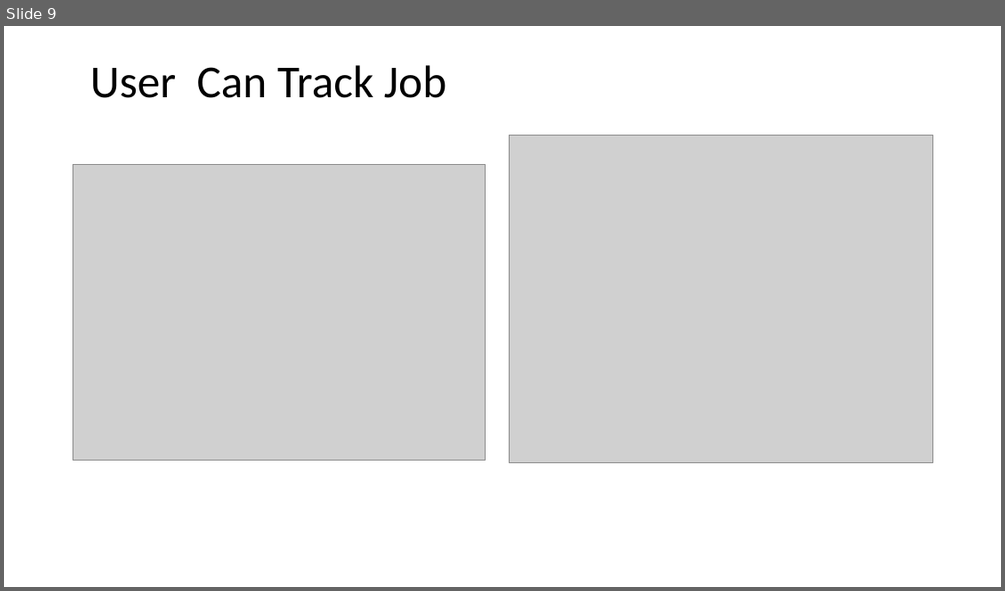
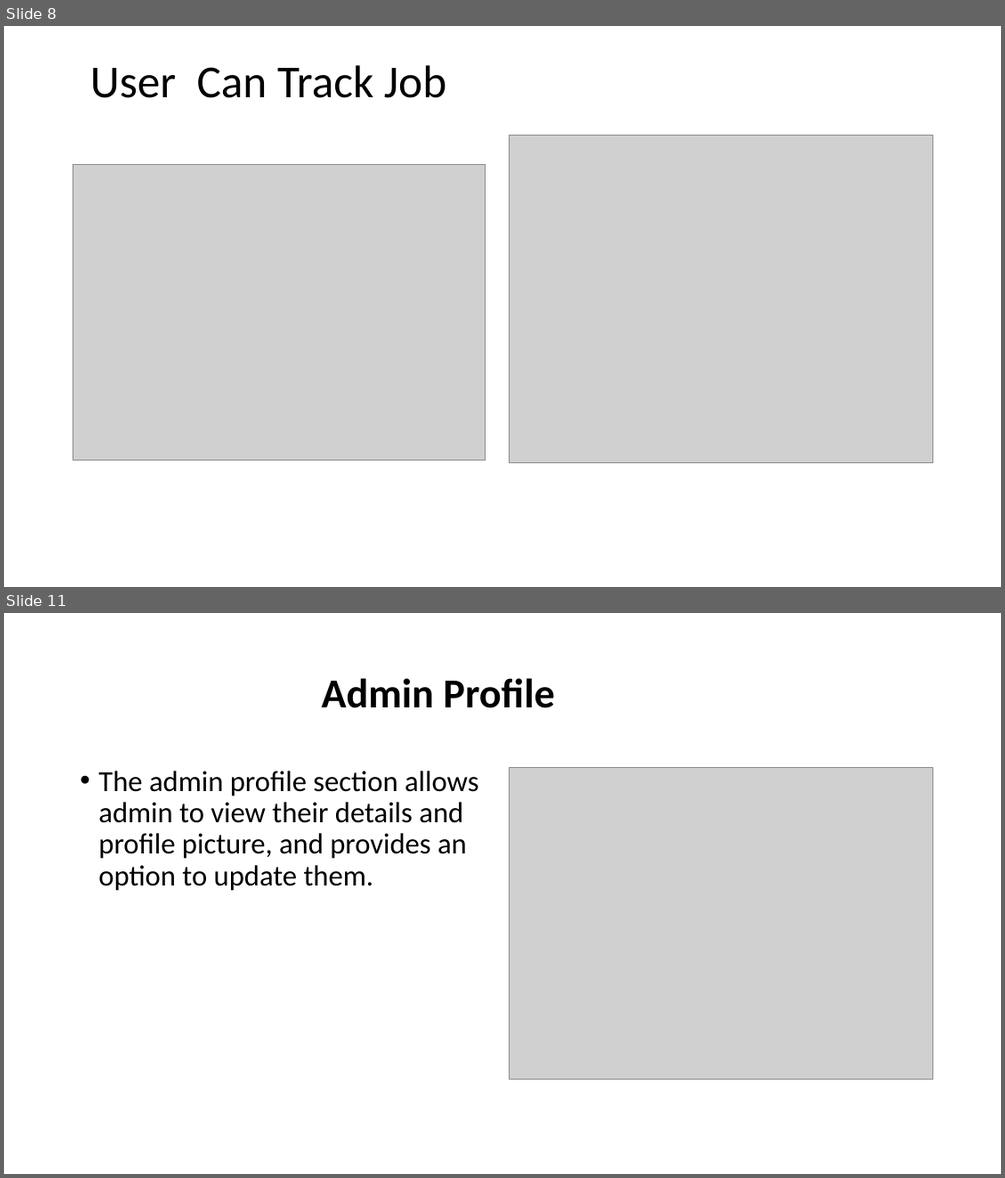
Before and after one commit to guptayyash2-tech/Job-Portal, a slide deck: Jobportal.pptx. Shown one above the other, each under a label of ours: slide 9 before the commit, slides 8 and 11 after it; the slides between them are not shown. The pictures are 1005x591 and 1005x1178 pixels, drawn with LibreOffice and Linux fonts; fonts in the diff are those of the drawing; grey boxes stand for pictures. Boxes give left, top, right and bottom in pixels: in the first picture for what was removed or moved away, otherwise in the second. Text is boxed around its words. In the diff, an @@ line names an element or a change of style, - is before the commit and + after.

```diff
--- a/Jobportal.pptx
+++ b/Jobportal.pptx
@@ slide 11 added at (4,613,1001,1174), background #FFFFFF @@
@@ title added at (322,678,554,708), 39.6 pt, text #000000, bold @@
+Admin Profile
@@ text added at (98,771,478,891), 28 pt, text #000000 @@
+• The admin profile section allows admin to view their details and profile picture, and provides an option to update them.
@@ picture added at (509,768,933,1078) @@
@@ what was slide 9 is now slide 8 @@
```
Also in this commit, not shown: 4 other slides added, 1 slide removed.
